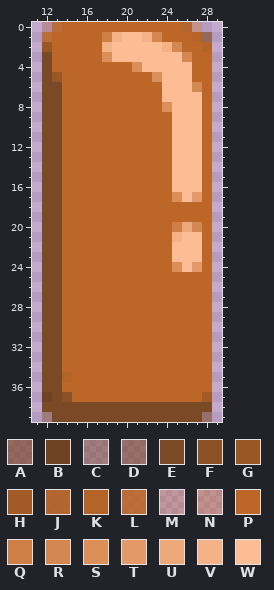
A pixel-art sprite gets an edit: tiles/wood.png. The picture above was drawn from the file before the commit.
The file is 40x40 pixels. Colours within 5 levels of each other are drawn and written as one. Shown: x 11..29, y 0..39.
Palette (. is transparent): A #743f189c  B #6f4222fe  C #79482678  D #79482697  E #7a4926  F #8a5026  G #995726  H #a25b26  J #b36023eb  K #b56426fe  L #bb6525df  M #bb662648  N #bc672760  P #bc6727  Q #ce7f46  R #d48750  S #db905a  T #e39a68  U #eda879  V #f5b287  W #fdbd94
After:
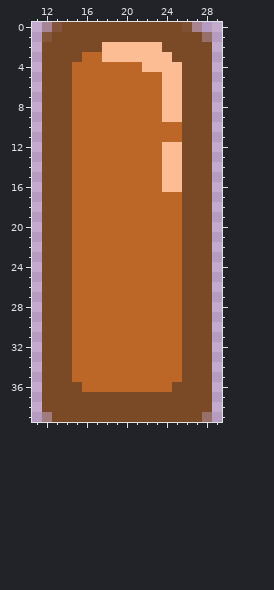
Difference:
colour J: #b36023eb -> #7a4926eb
colour L: #bb6525df -> #7a4926df
colour M: #bb662648 -> #7a492648
colour N: #bc672760 -> #7a492660
Changed rows in their new state; - is a pixel that keeps its letter.
first column x 12:
 0 --EEEEEEEEEEEE---
 1 -EEEEEEEEEEEEEEED
 2 EEEEEEW-----EEEEE
 3 -EEE--W------EEEE
 4 -EE------P----EEE
 5 -EE--------P--EEE
 6 --E-----------EEE
 7 --E-----------EEE
 8 --E---------W-EEE
 9 --E---------W-EEE
10 --E----------PEEE
11 --E----------PEEE
12 --E---------W-EEE
13 --E---------W-EEE
14 --E---------W-EEE
15 --E---------W-EEE
16 --E---------W-EEE
17 --E----------PEEE
18 --E-----------EEE
19 --E-----------EEE
20 --E----------PEEE
21 --E----------PEEE
22 --E----------PEEE
23 --E----------PEEE
24 --E----------PEEE
25 --E-----------EEE
26 --E-----------EEE
27 --E-----------EEE
28 --E-----------EEE
29 --E-----------EEE
30 --E-----------EEE
31 --E-----------EEE
32 --E-----------EEE
33 --E-----------EEE
34 --E-----------EEE
35 --E-----------EEE
36 --EE---------EEEE
37 E-EEEEEEEEEEEEEEE
